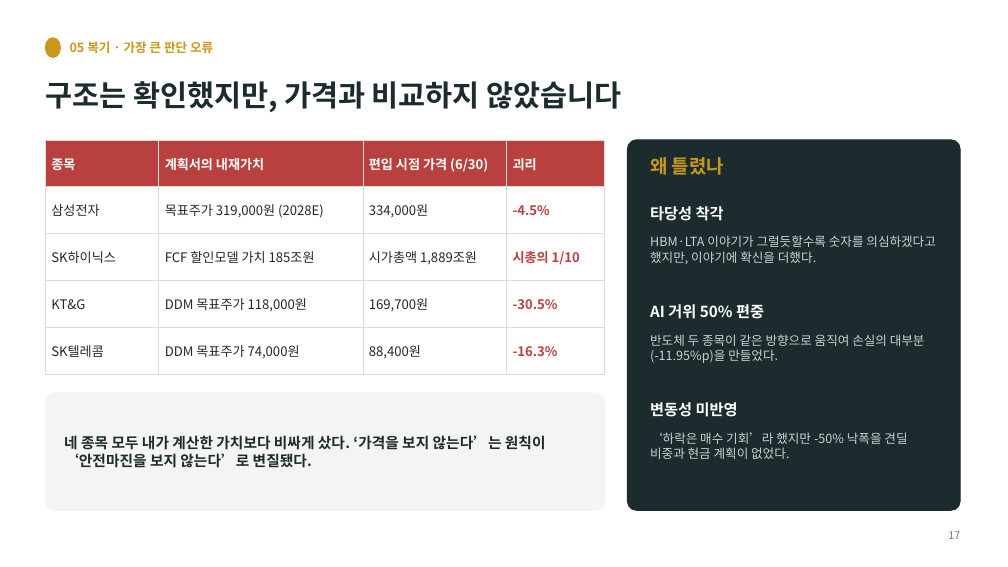
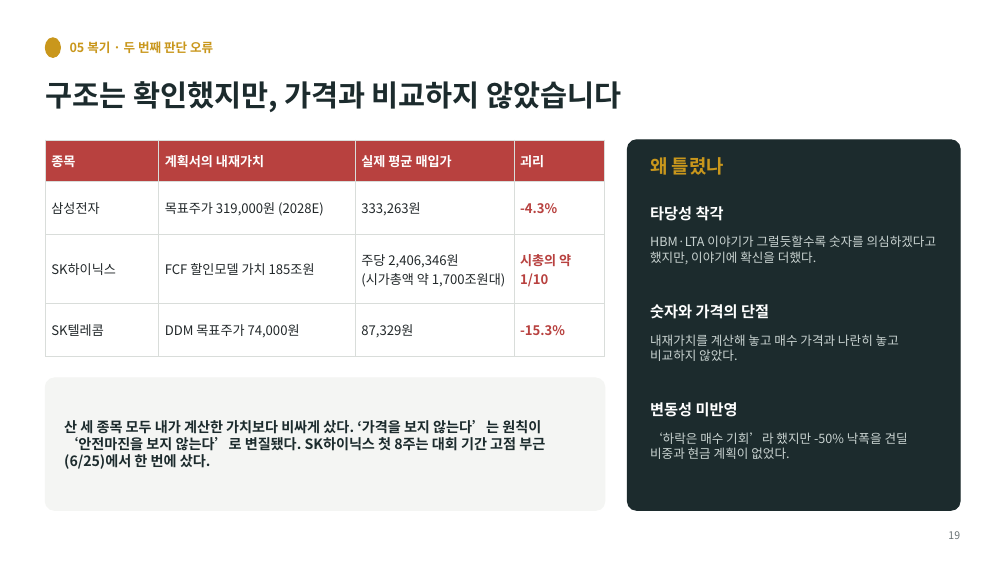
Before and after one commit to HyeonSooJ/marcap, a slide deck: slide 19 of 가치투자대회_최종보고서_정현수.pptx (slide 17 before the commit). Drawn at 1008x567 pixels with LibreOffice and Linux fonts; fonts in the diff are those of the drawing. Boxes give left, top, right and bottom in pixels: in the first picture for what was removed or moved away, otherwise in the second. Text is boxed around its words. In the diff, an @@ line names an element or a change of style, - is before the commit and + after.

```diff
--- a/가치투자대회_최종보고서_정현수.pptx
+++ b/가치투자대회_최종보고서_정현수.pptx
@@ text at box(70, 41, 213, 53): text changed @@
-05 복기 · 가장 큰 판단 오류
+05 복기 · 두 번째 판단 오류
@@ table at box(45, 140, 605, 341) @@
-row 1: 종목 | 계획서의 내재가치 | 편입 시점 가격 (6/30) | 괴리
-row 2: 삼성전자 | 목표주가 319,000원 (2028E) | 334,000원 | -4.5%
-row 3: SK하이닉스 | FCF 할인모델 가치 185조원 | 시가총액 1,889조원 | 시총의 1/10
-row 4: KT&G | DDM 목표주가 118,000원 | 169,700원 | -30.5%
-row 5: SK텔레콤 | DDM 목표주가 74,000원 | 88,400원 | -16.3%
+row 1: 종목 | 계획서의 내재가치 | 실제 평균 매입가 | 괴리
+row 2: 삼성전자 | 목표주가 319,000원 (2028E) | 333,263원 | -4.3%
+row 3: SK하이닉스 | FCF 할인모델 가치 185조원 | 주당 2,406,346원 / (시가총액 약 1,700조원대) | 시총의 약 1/10
+row 4: SK텔레콤 | DDM 목표주가 74,000원 | 87,329원 | -15.3%
@@ text at box(650, 304, 769, 319): text changed @@
-AI 거위 50% 편중
+숫자와 가격의 단절
@@ text at box(650, 334, 899, 361): text changed @@
-반도체 두 종목이 같은 방향으로 움직여 손실의 대부분(-11.95%p)을 만들었다.
+내재가치를 계산해 놓고 매수 가격과 나란히 놓고 비교하지 않았다.
@@ rounded rectangle: place and size @@
-rounded rectangle at box(45, 393, 605, 510)
+rounded rectangle at box(45, 378, 605, 510)
@@ rounded rectangle at box(45, 378, 605, 510): proportions changed @@
@@ text at box(64, 420, 545, 469): text changed; size 14 to 13.5 pt @@
-네 종목 모두 내가 계산한 가치보다 비싸게 샀다. ‘가격을 보지 않는다’는 원칙이 ‘안전마진을 보지 않는다’로 변질됐다.
+산 세 종목 모두 내가 계산한 가치보다 비싸게 샀다. ‘가격을 보지 않는다’는 원칙이 ‘안전마진을 보지 않는다’로 변질됐다. SK하이닉스 첫 8주는 대회 기간 고점 부근(6/25)에서 한 번에 샀다.
@@ text at box(948, 531, 960, 539): text changed @@
-17
+19
```
Also in this commit, not shown: 9 other slides changed, 2 slides added.
